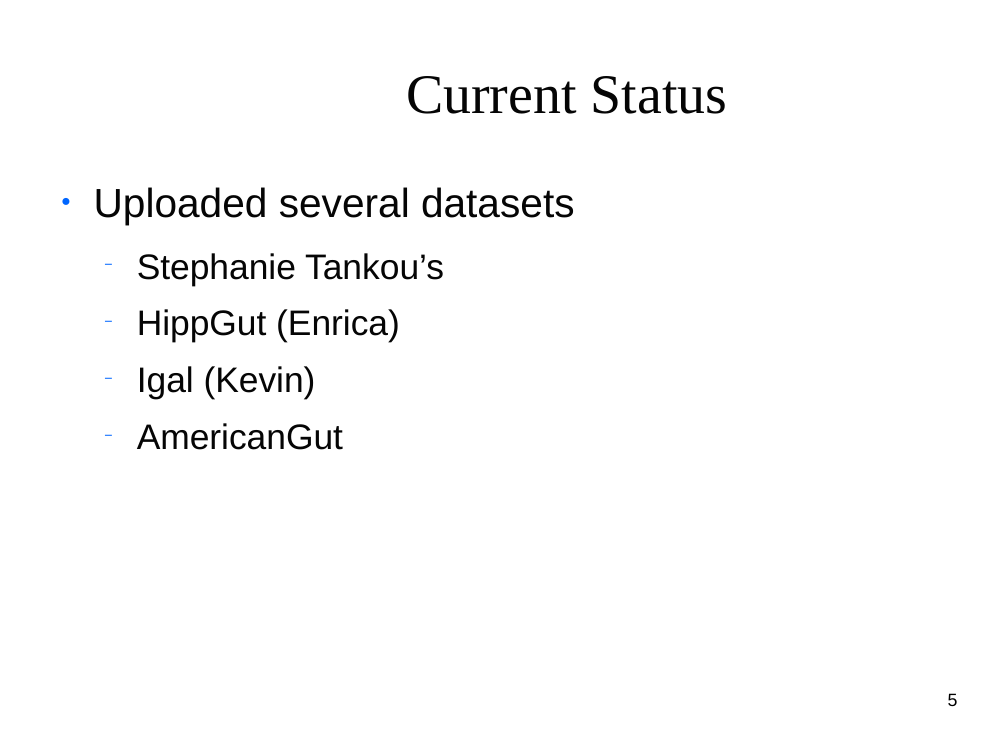
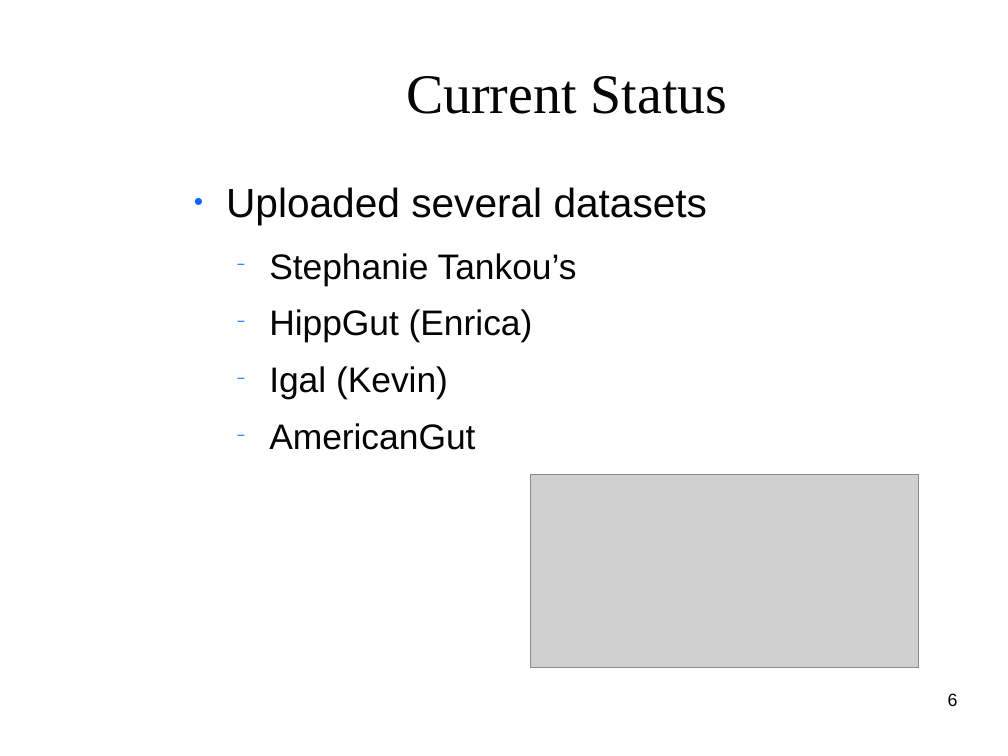
Before and after one commit to clemente-lab/mmeds-meta, a slide deck: slide 6 of sql/mmeds.odp (slide 5 before the commit). Drawn at 1008x756 pixels with LibreOffice and Linux fonts; fonts in the diff are those of the drawing; grey boxes stand for pictures; background and template pictures are left out. Boxes give left, top, right and bottom in pixels: in the first picture for what was removed or moved away, otherwise in the second. Text is boxed around its words. In the diff, an @@ line names an element or a change of style, - is before the commit and + after.

```diff
--- a/sql/mmeds.odp
+++ b/sql/mmeds.odp
@@ text "Uploaded several datasets" moved from (x1=94, y1=187, x2=575, y2=450) to (x1=226, y1=187, x2=708, y2=450) @@
@@ picture added at (x1=531, y1=475, x2=919, y2=668) @@
@@ page number at (x1=948, y1=693, x2=958, y2=706): text changed @@
-5
+6
```
Also in this commit, not shown: 6 other slides changed, 4 slides added, 3 slides removed, 25 other files.
